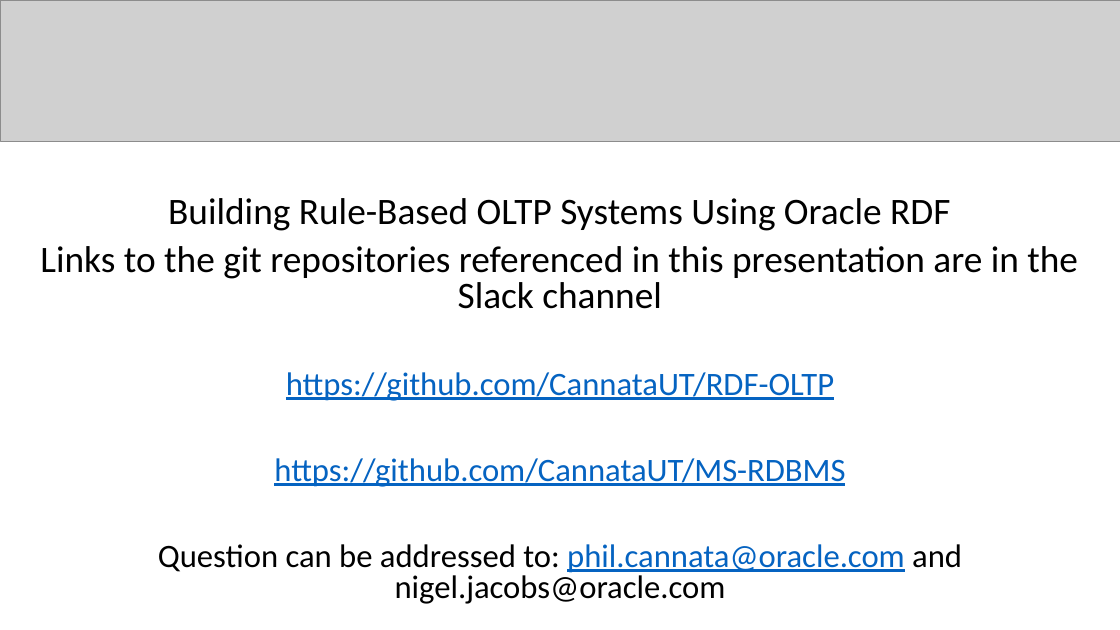
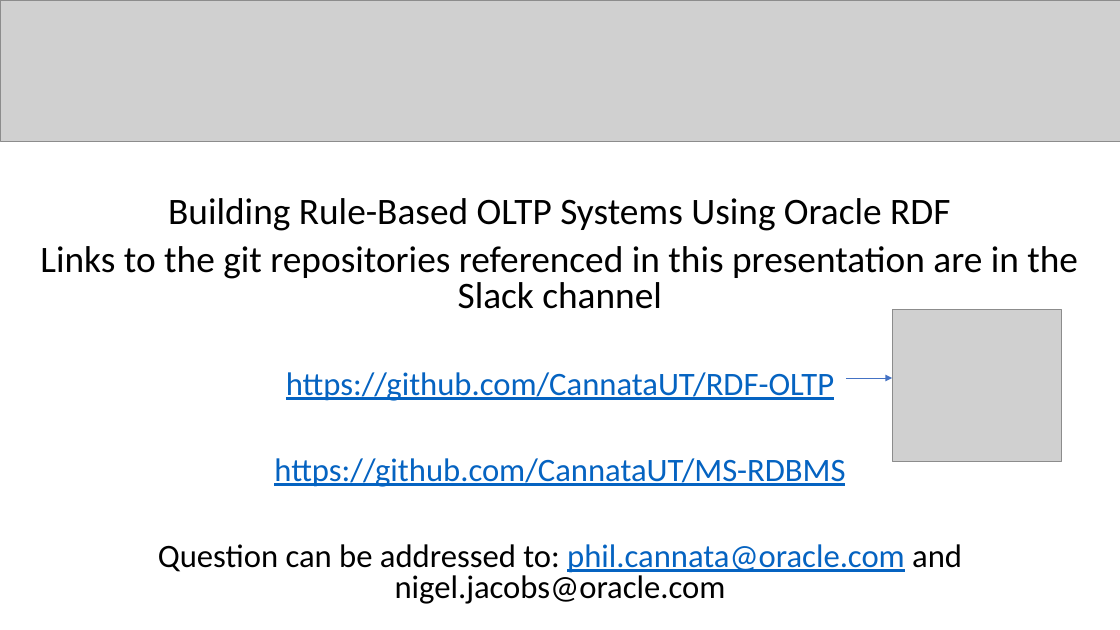
Before and after one commit to CannataUT/RDF-DB, a slide deck: slide 2 of docs/TechCast Days Presentation V2.pptx. Drawn at 1120x630 pixels with LibreOffice and Linux fonts; fonts in the diff are those of the drawing; grey boxes stand for pictures. Boxes give left, top, right and bottom in pixels: in the first picture for what was removed or moved away, otherwise in the second. Text is boxed around its words. In the diff, an @@ line names an element or a change of style, - is before the commit and + after.

Commit message:
Updated presentation

```diff
--- a/docs/TechCast Days Presentation V2.pptx
+++ b/docs/TechCast Days Presentation V2.pptx
@@ picture added at (892,310,1061,462) @@
@@ arrow added from (846, 378) to (892, 378), #4472C4 0.5 pt @@
```
